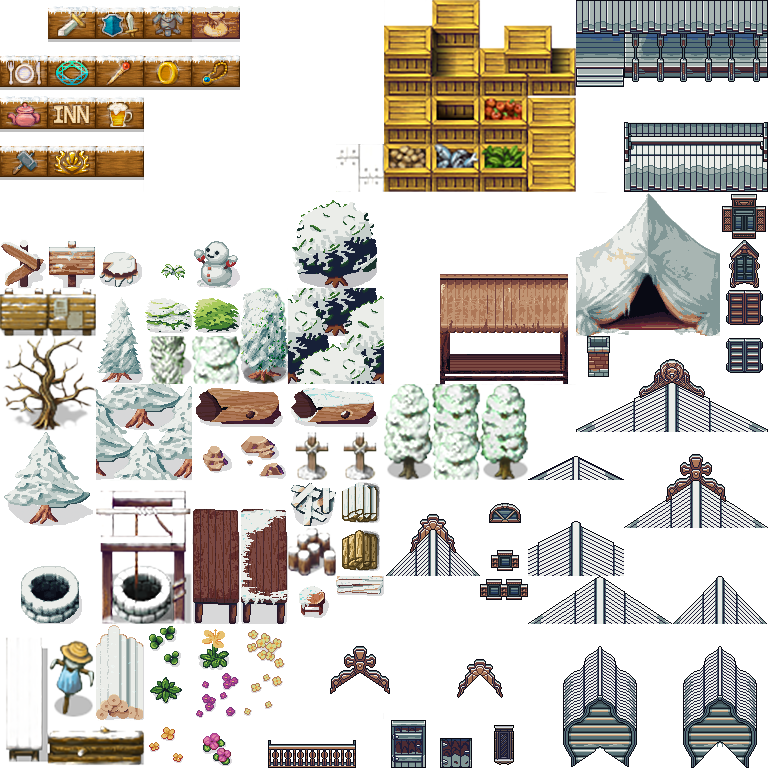
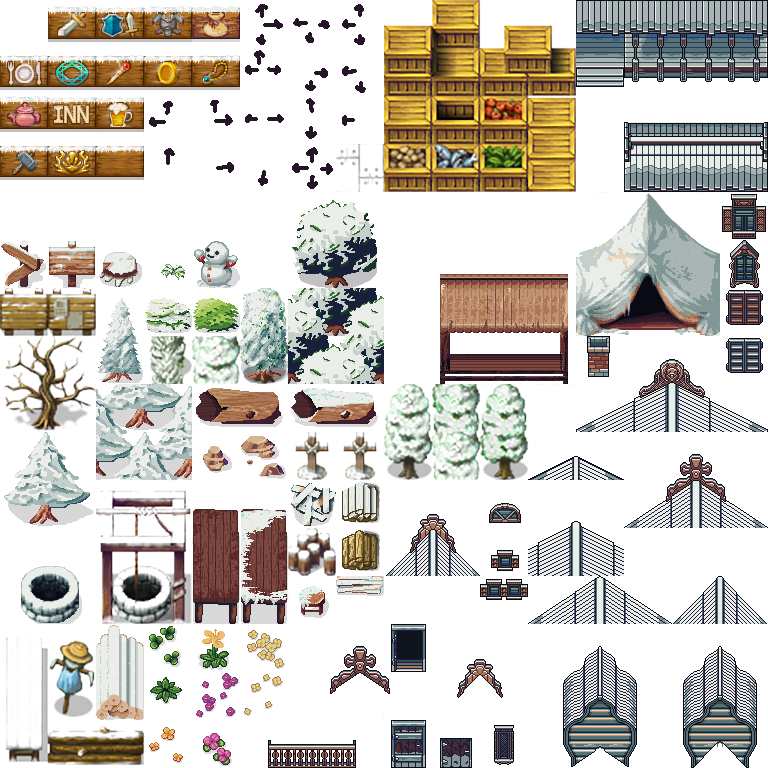
Layer changes from the first 768 × 768 image to the second:
added layer "Layer 28" above "Layer 26" over [391,624,426,672]
showed "Temp Arrows" over [149,4,366,189]